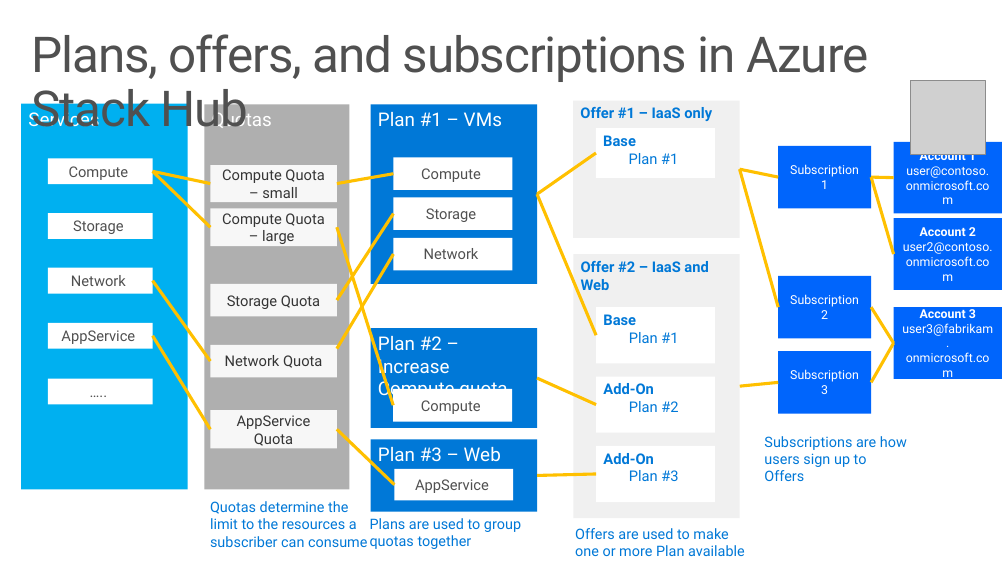
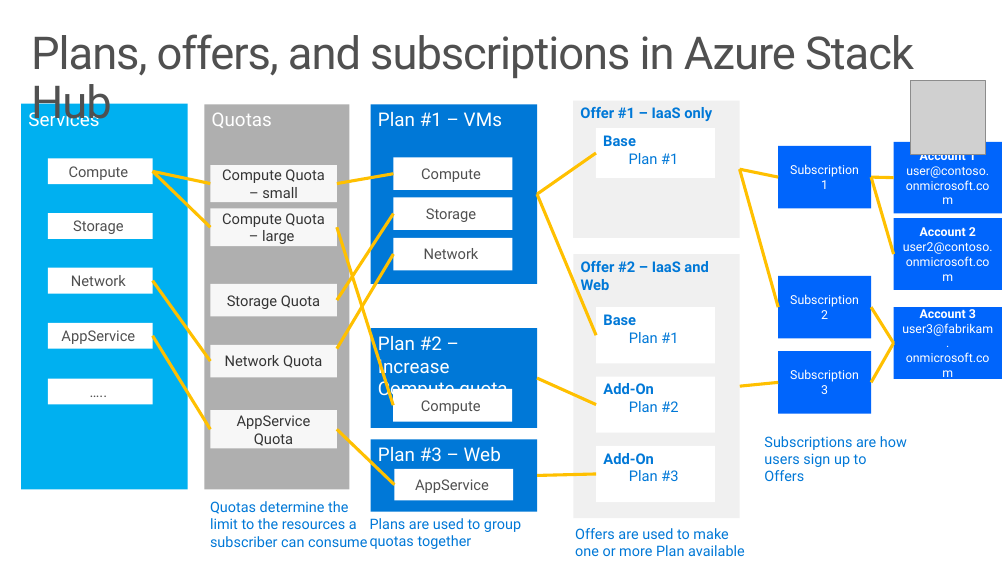
Before and after one commit to Azure-Samples/Azure-Stack-Hub-Foundation-Core, a slide deck: slide 15 of ASF-Training/ASF-slides/M05a Azure Stack Hub Offers and Plans.pptx. Drawn at 1008x567 pixels with LibreOffice and Linux fonts; fonts in the diff are those of the drawing; grey boxes stand for pictures. Boxes give left, top, right and bottom in pixels: in the first picture for what was removed or moved away, otherwise in the second. Text is boxed around its words. In the diff, an @@ line names an element or a change of style, - is before the commit and + after.

```diff
--- a/ASF-Training/ASF-slides/M05a Azure Stack Hub Offers and Plans.pptx
+++ b/ASF-Training/ASF-slides/M05a Azure Stack Hub Offers and Plans.pptx
@@ text "Plans, offers, and subscriptions in ..." at (31, 34, 914, 129): size 48 to 44 pt @@
```
Also in this commit, not shown: 8 other slides changed, 1 slide added, 43 other files.
